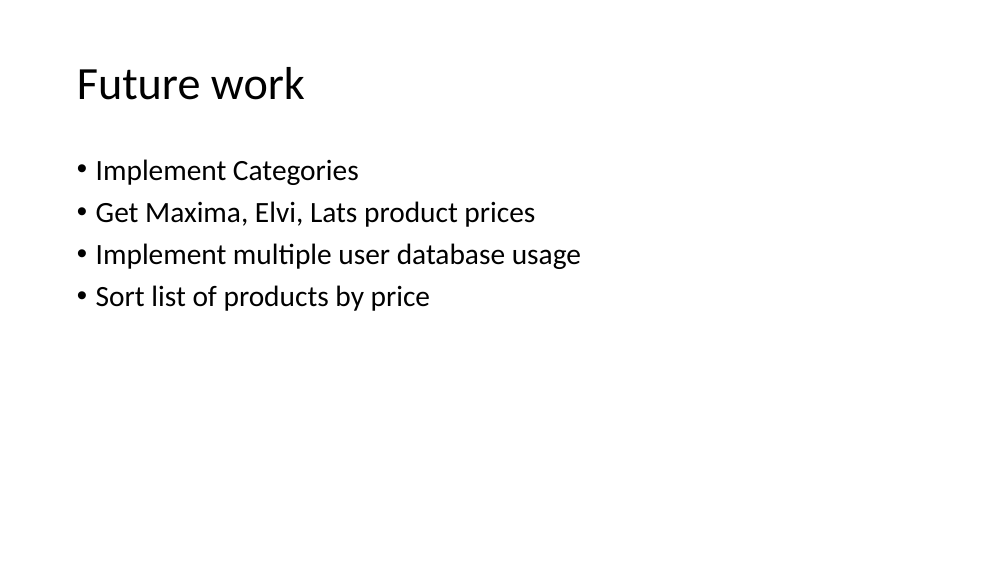
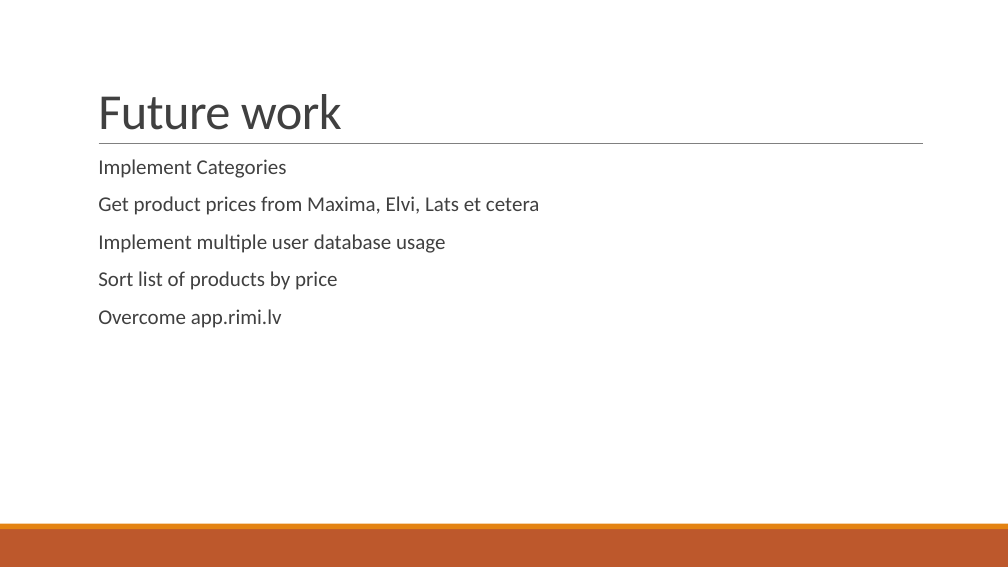
Before and after one commit to bricht/piens-un-maize, a slide deck: slide 9 of presentation/MilknBread.pptx. Drawn at 1008x567 pixels with LibreOffice and Linux fonts; fonts in the diff are those of the drawing. Boxes give left, top, right and bottom in pixels: in the first picture for what was removed or moved away, otherwise in the second. Text is boxed around its words. In the diff, an @@ line names an element or a change of style, - is before the commit and + after.

```diff
--- a/presentation/MilknBread.pptx
+++ b/presentation/MilknBread.pptx
@@ title "Future work": place and size @@
-title "Future work" at [77, 67, 305, 100]
+title "Future work" at [98, 94, 342, 130]
@@ title "Future work" at [98, 94, 342, 130]: size 44 to 48 pt, text colour #000000 to #404040, letter spacing 0 to -0.5 pt; line spacing 0.9 to 0.85; vertical alignment middle to bottom @@
@@ line added from (99, 144) to (923, 144), #808080 0.5 pt @@
@@ text at [98, 159, 446, 290]: size 28 to 20 pt, text colour #000000 to #404040 in "Implement Categories", "Implement multiple user database usage", "Sort list of products by price"; bullet • to  ; more space between paragraphs @@
@@ text at [98, 196, 540, 215]: text changed; size 28 to 20 pt; text colour #000000 to #404040 @@
-• Get Maxima, Elvi, Lats product prices
+  Get product prices from Maxima, Elvi, Lats et cetera
@@ text at [98, 309, 282, 328]: paragraph added @@
+  Overcome app.rimi.lv
@@ rectangle added at [0, 529, 1008, 567], fill #BD582C @@
@@ rectangle added at [0, 524, 1008, 529], fill #E48312 @@
```
Also in this commit, not shown: 9 other slides changed, 1 other file.
